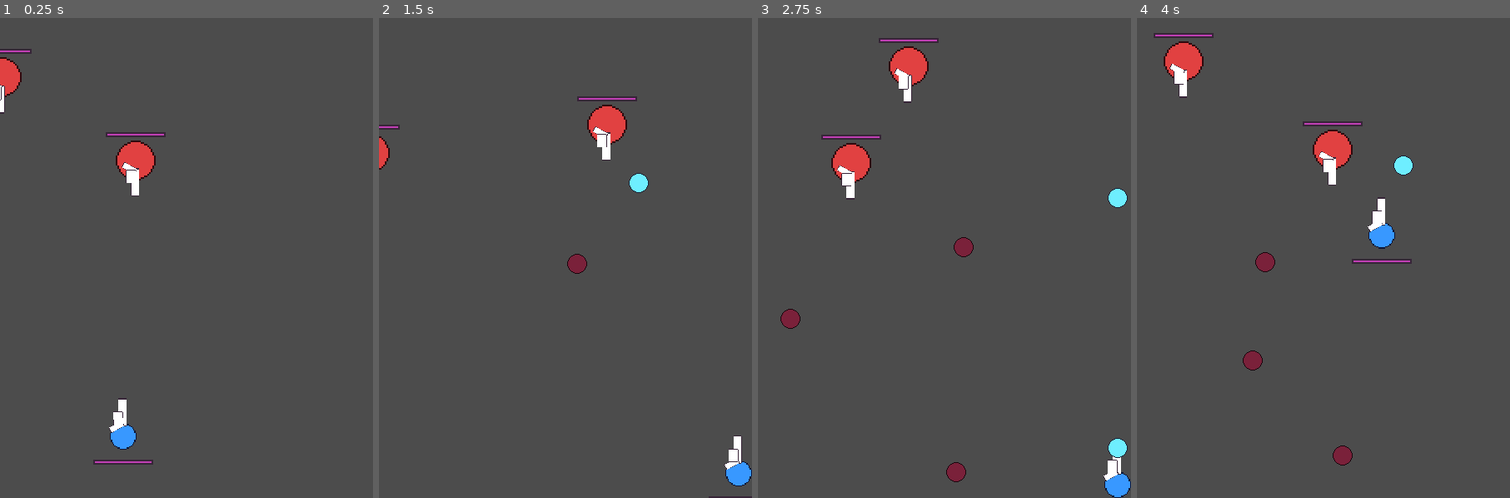
Above: before the commit, frames 1-4 (left to right).
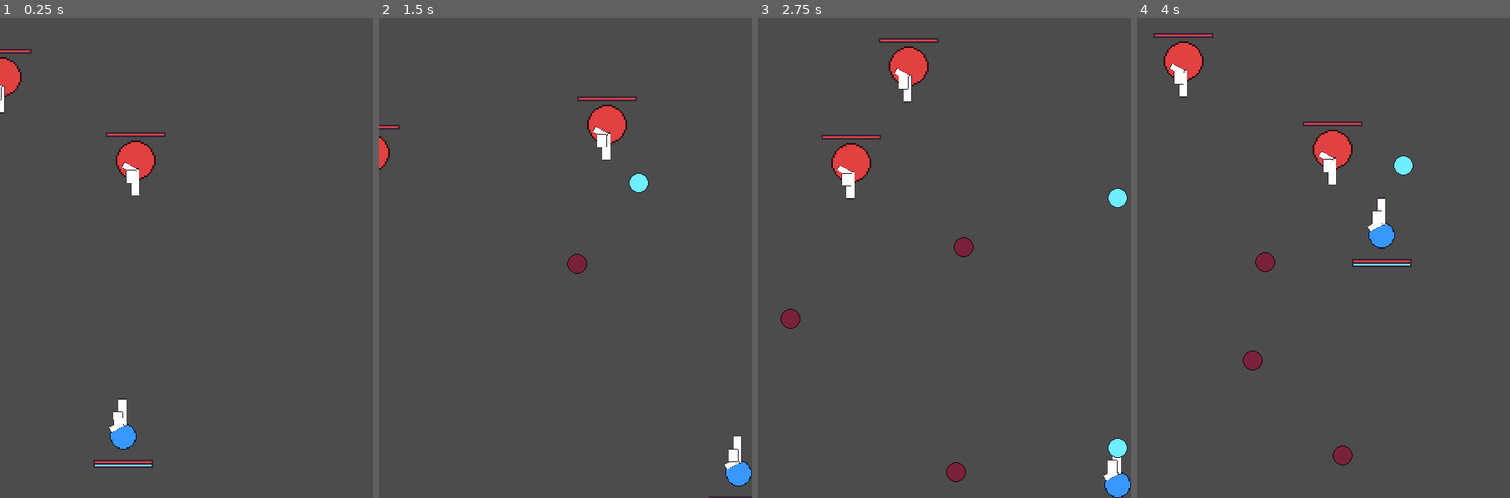
Above: after the commit, the same moments.

Repository: rthurmed/Ceifador
Game: Godot game, scene res://src/Main.tscn
The game is run twice, just before and just after one commit, with the same random seed, the same clock (stepped at 60 frames per second) and the same inputs.
Inputs:
- Up to frame 1 (0.25 s): no input
- Up to frame 2 (1.5 s): hold Right (player_right) 0.53-1.28 s; hold Z (player_shoot) 0.53-1.28 s; hold Down (player_down) from 1.28 s (still down); tap Z (player_shoot) at 1.35 s
- Up to frame 3 (2.75 s): release Down (player_down) at 2.03 s; hold Right (player_right) from 2.03 s (still down); hold Z (player_shoot) from 2.03 s (still down)
- Up to frame 4 (4 s): release Right (player_right) at 2.78 s; release Z (player_shoot) at 2.78 s; hold Up (player_up) 2.78-3.53 s; tap Z (player_shoot) at 2.85 s; hold Left (player_left) from 3.53 s (still down); hold Z (player_shoot) from 3.53 s (still down)

The runs differ from the first frame. In frame 1, 0.2% of the frame differs, in the area x 0-44%, y 6-94%; in frame 2, less than 0.1%; in frame 3, 0.1%; in frame 4, 0.3%, in the area x 4-74%, y 3-52%.

Commit message:
Added energy meter

Diff:
--- a/src/common/Health.gd
+++ b/src/common/Health.gd
@@ -4,8 +4,10 @@
 
 signal dead
 signal damage
+signal updated
 
 export var max_hp = 10
+export var color = Color('e14141')
 
 onready var bar = $Bar
 
@@ -17,13 +19,21 @@
 	hp = max_hp
 	bar.value = max_hp
 	bar.max_value = max_hp
+	bar.modulate = color
+
+
+func transact(amount):
+	hp += amount
+	hp = clamp(hp, 0, max_hp)
+	bar.max_value = max_hp
+	bar.value = hp
+	emit_signal("updated")
 
 
 func hit(amount = -1):
 	if not alive: return
 
-	hp += amount
-	hp = clamp(hp, 0, max_hp)
+	transact(amount)
 
 	emit_signal("damage")
 
@@ -31,5 +41,6 @@
 		emit_signal("dead")
 		alive = false
 
-	bar.max_value = max_hp
-	bar.value = hp
+
+func heal(amount = 1):
+	transact(amount)
--- a/src/common/Health.tscn
+++ b/src/common/Health.tscn
@@ -3,23 +3,26 @@
 [ext_resource path="res://src/common/Health.gd" type="Script" id=1]
 
 [sub_resource type="StyleBoxFlat" id=1]
-bg_color = Color( 0.74902, 0.247059, 0.701961, 1 )
-border_width_left = 1
-border_width_top = 1
-border_width_right = 1
-border_width_bottom = 1
+bg_color = Color( 1, 1, 1, 1 )
 border_color = Color( 0.8, 0.8, 0.8, 0 )
 
-[sub_resource type="StyleBoxFlat" id=2]
-bg_color = Color( 0.215686, 0.145098, 0.219608, 1 )
+[sub_resource type="StyleBoxEmpty" id=2]
 
 [node name="Health" type="Node2D"]
 script = ExtResource( 1 )
 
-[node name="Bar" type="ProgressBar" parent="."]
+[node name="ColorRect" type="ColorRect" parent="."]
 margin_left = -18.0
 margin_right = 18.0
 margin_bottom = 3.0
+color = Color( 0.215686, 0.145098, 0.219608, 1 )
+
+[node name="Bar" type="ProgressBar" parent="."]
+margin_left = -17.0
+margin_top = 1.0
+margin_right = 17.0
+margin_bottom = 2.0
 custom_styles/fg = SubResource( 1 )
 custom_styles/bg = SubResource( 2 )
+value = 50.0
 percent_visible = false
--- a/src/player/Player.gd
+++ b/src/player/Player.gd
@@ -3,6 +3,7 @@
 
 const SPEED = 200
 const SPEED_CHANGE_MULTIPLIER = 8 # the lower, the more slippery
+const DAMAGE_COLLISION = -3
 
 onready var gun: Gun = $Gun
 onready var health: Health = $Health
@@ -36,8 +37,10 @@
 func _on_Area_area_entered(area):
 	if area.is_in_group(Bullet.GROUP):
 		health.hit()
+		area.queue_free()
 
 	if area.is_in_group(Enemy.GROUP):
+		health.hit(DAMAGE_COLLISION)
 		# TODO: knockback
 		pass
 
--- a/src/player/Player.tscn
+++ b/src/player/Player.tscn
@@ -58,5 +58,10 @@
 position = Vector2( 0, 14 )
 max_hp = 20
 
+[node name="Energy" parent="." instance=ExtResource( 5 )]
+position = Vector2( 0, 16 )
+max_hp = 20
+color = Color( 0.431373, 0.933333, 1, 1 )
+
 [connection signal="area_entered" from="Area" to="." method="_on_Area_area_entered"]
 [connection signal="dead" from="Health" to="." method="_on_Health_dead"]
